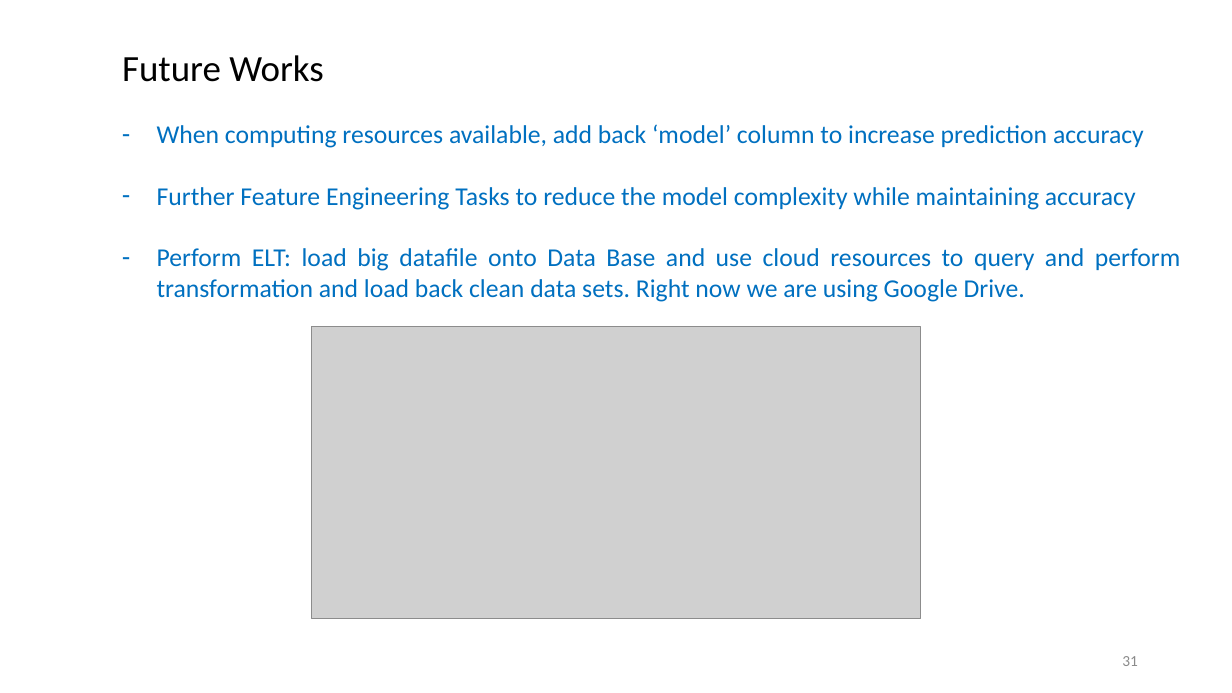
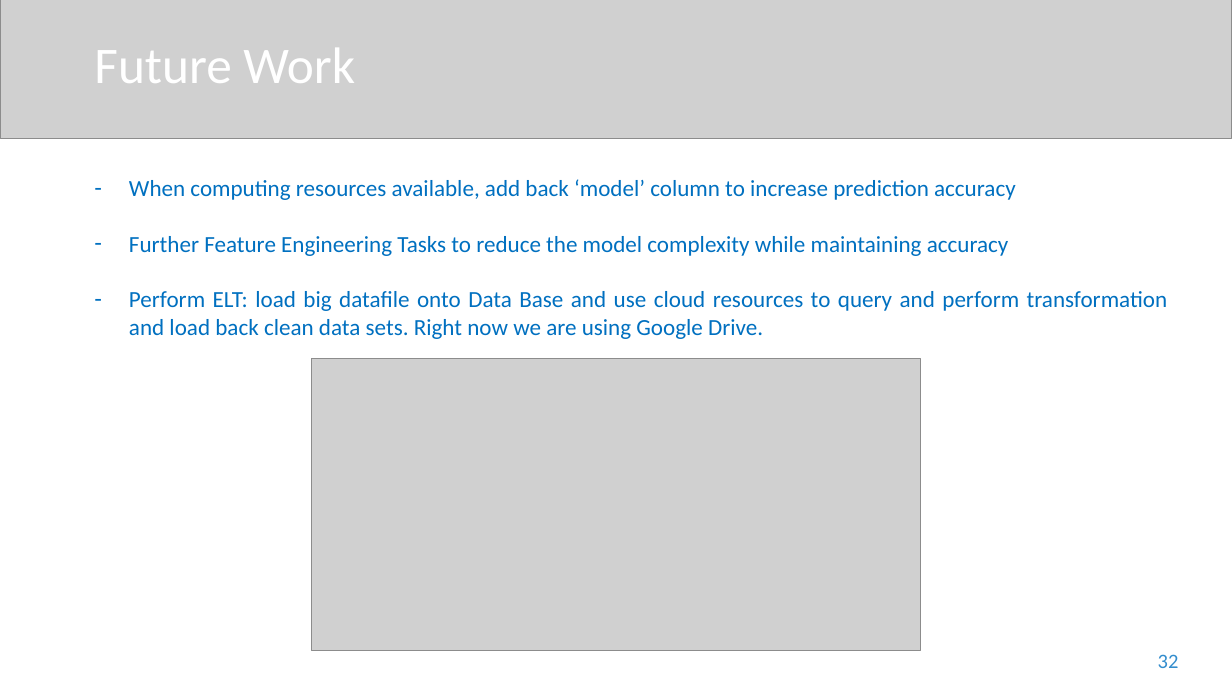
Before and after one commit to Dearsu520/automotive-modeling-project, a slide deck: slide 32 of ETL/Final Project.pptx (slide 31 before the commit). Drawn at 1232x693 pixels with LibreOffice and Linux fonts; fonts in the diff are those of the drawing; grey boxes stand for pictures. Boxes give left, top, right and bottom in pixels: in the first picture for what was removed or moved away, otherwise in the second. Text is boxed around its words. In the diff, an @@ line names an element or a change of style, - is before the commit and + after.

```diff
--- a/ETL/Final Project.pptx
+++ b/ETL/Final Project.pptx
@@ picture added at (0, 0, 1232, 139) @@
@@ title at (94, 48, 355, 83): text changed; size 28.8 to 40 pt; text colour #000000 to #FFFFFF @@
-Future Works
+Future Work
@@ text "When computing resources available, add ...": place and size @@
-text "When computing resources available, add ..." at (157, 124, 1181, 302)
+text "When computing resources available, add ..." at (129, 179, 1168, 339)
@@ text "When computing resources available, add ..." at (129, 179, 1168, 339): size 20 to 18 pt @@
@@ picture: place and size @@
-picture at (311, 327, 921, 619)
+picture at (311, 359, 921, 651)
@@ page number removed at (1122, 656, 1138, 666) @@
-31
@@ page number added at (1158, 654, 1179, 668), 16 pt, text #338DCD @@
+32
```
Also in this commit, not shown: 28 other slides changed, 4 slides added, 3 slides removed.
